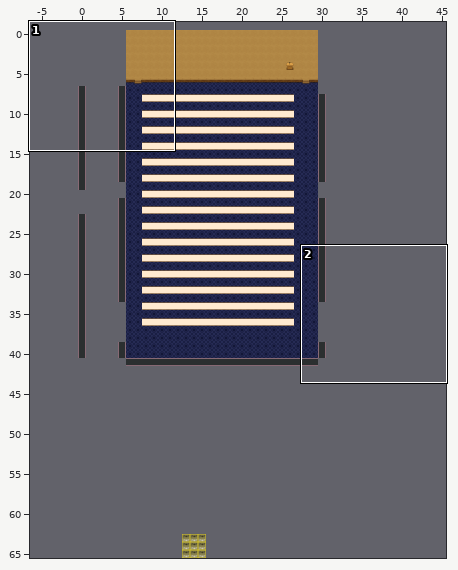
A Tiled map (JSON) gets an edit: maps/UCC Theatre.json. Above, an overview of the earlier version with the close-up marked.
Close-up. The starting point:
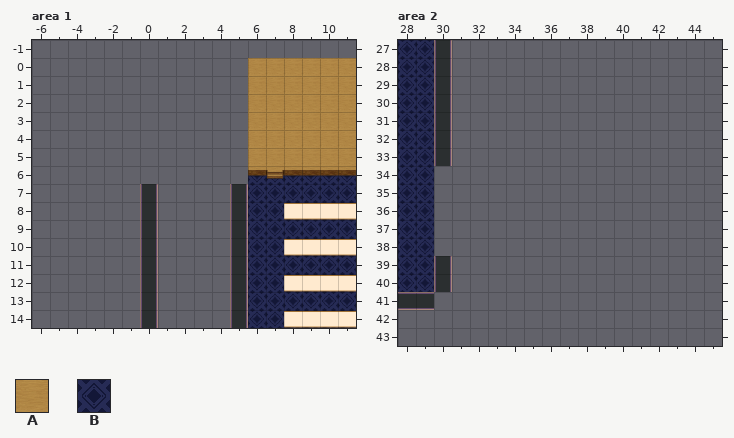
Cells are 32x32 px. Shown: area 1 x -6..11, y -1..14; area 2 x 28..45, y 27..43. The commit also changed other parts of the map, which this record leaves out. The old version is drawn lined up with the new one.
Key: from "Chunk 1": A 1, B 2.
_ is an empty cell.
Layers that did not change in this view are not listed.
Layer "floor" before, area 1, first column x -6:
-1 __________________
 0 ____________AAAAAA
 1 ____________AAAAAA
 2 ____________AAAAAA
 3 ____________AAAAAA
 4 ____________AAAAAA
 5 ____________AAAAAA
 6 ____________BBBBBB
 7 ____________BBBBBB
 8 ____________BBBBBB
 9 ____________BBBBBB
10 ____________BBBBBB
11 ____________BBBBBB
12 ____________BBBBBB
13 ____________BBBBBB
14 ____________BBBBBB
Layer "floor" before, area 2, first column x 28:
27 BB________________
28 BB________________
29 BB________________
30 BB________________
31 BB________________
32 BB________________
33 BB________________
34 BB________________
35 BB________________
36 BB________________
37 BB________________
38 BB________________
39 BB________________
40 BB________________
41 __________________
42 __________________
43 __________________
The same view after the edit:
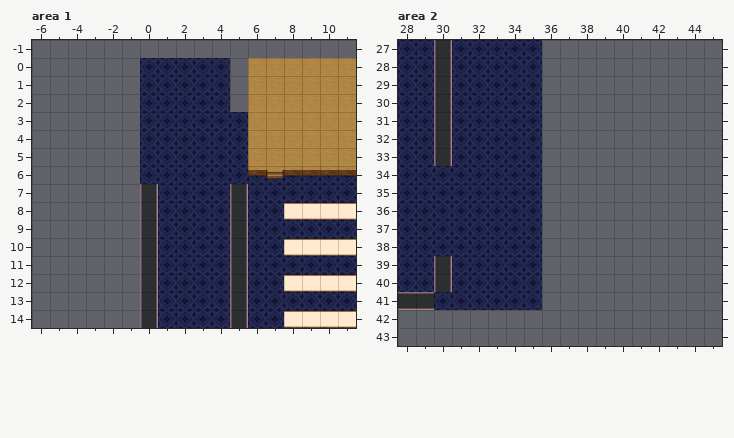
The edit:
Changed rows in their new state; . is an unchanged cell.
map size 100x100 -> 36x42 cells (old content now starts at -6,-11; both pictures use the new coordinates)
Layer "floor", area 1:
first column x 0:
 0 BBBBB.
 1 BBBBB.
 2 BBBBB.
 3 BBBBBB
 4 BBBBBB
 5 BBBBBB
 6 BBBBBB
 7 .BBBB.
 8 .BBBB.
 9 .BBBB.
10 .BBBB.
11 .BBBB.
12 .BBBB.
13 .BBBB.
14 .BBBB.
Layer "floor", area 2:
first column x 30:
27 .BBBBB
28 .BBBBB
29 .BBBBB
30 .BBBBB
31 .BBBBB
32 .BBBBB
33 .BBBBB
34 BBBBBB
35 BBBBBB
36 BBBBBB
37 BBBBBB
38 BBBBBB
39 .BBBBB
40 .BBBBB
41 BBBBBB
